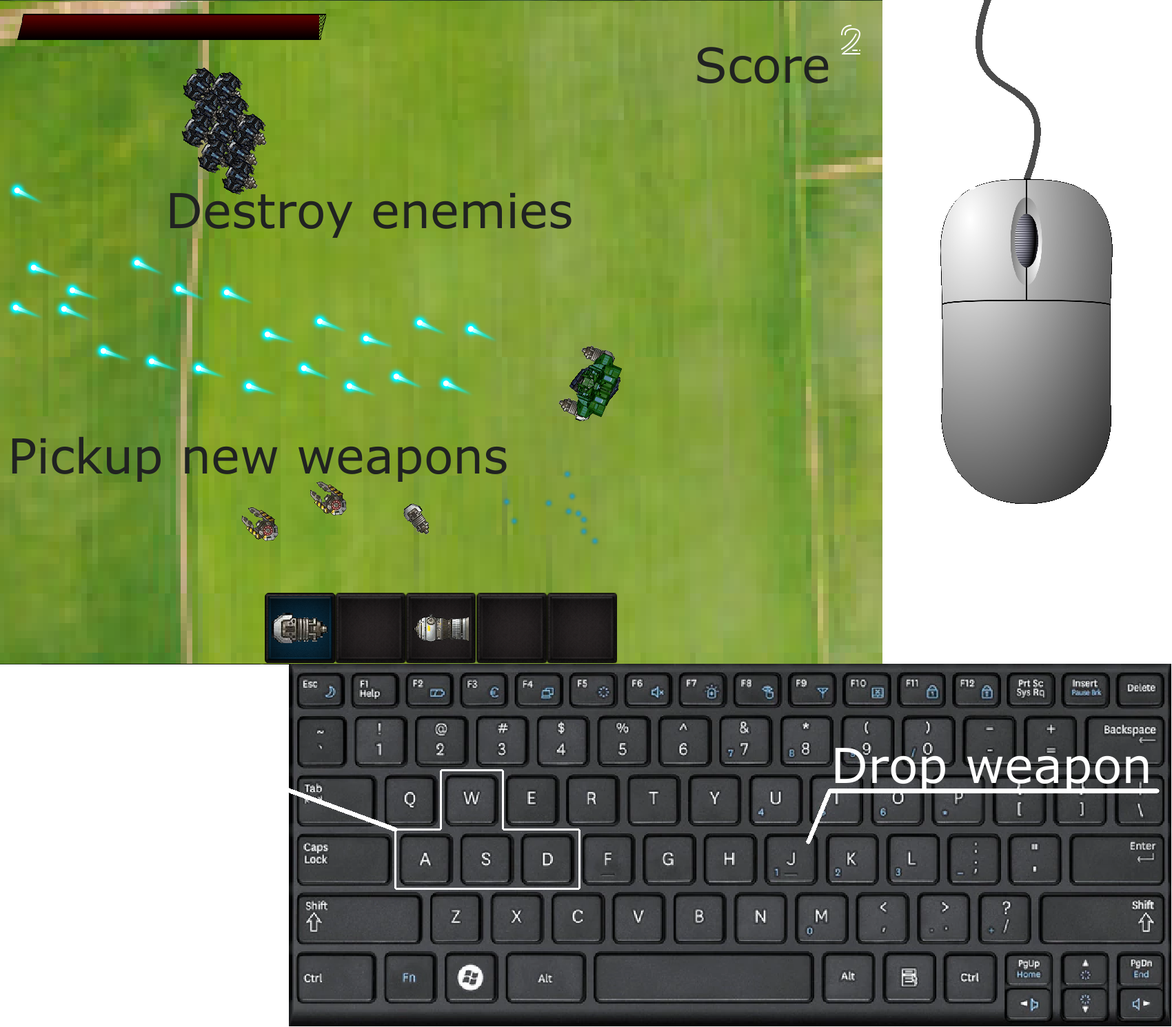
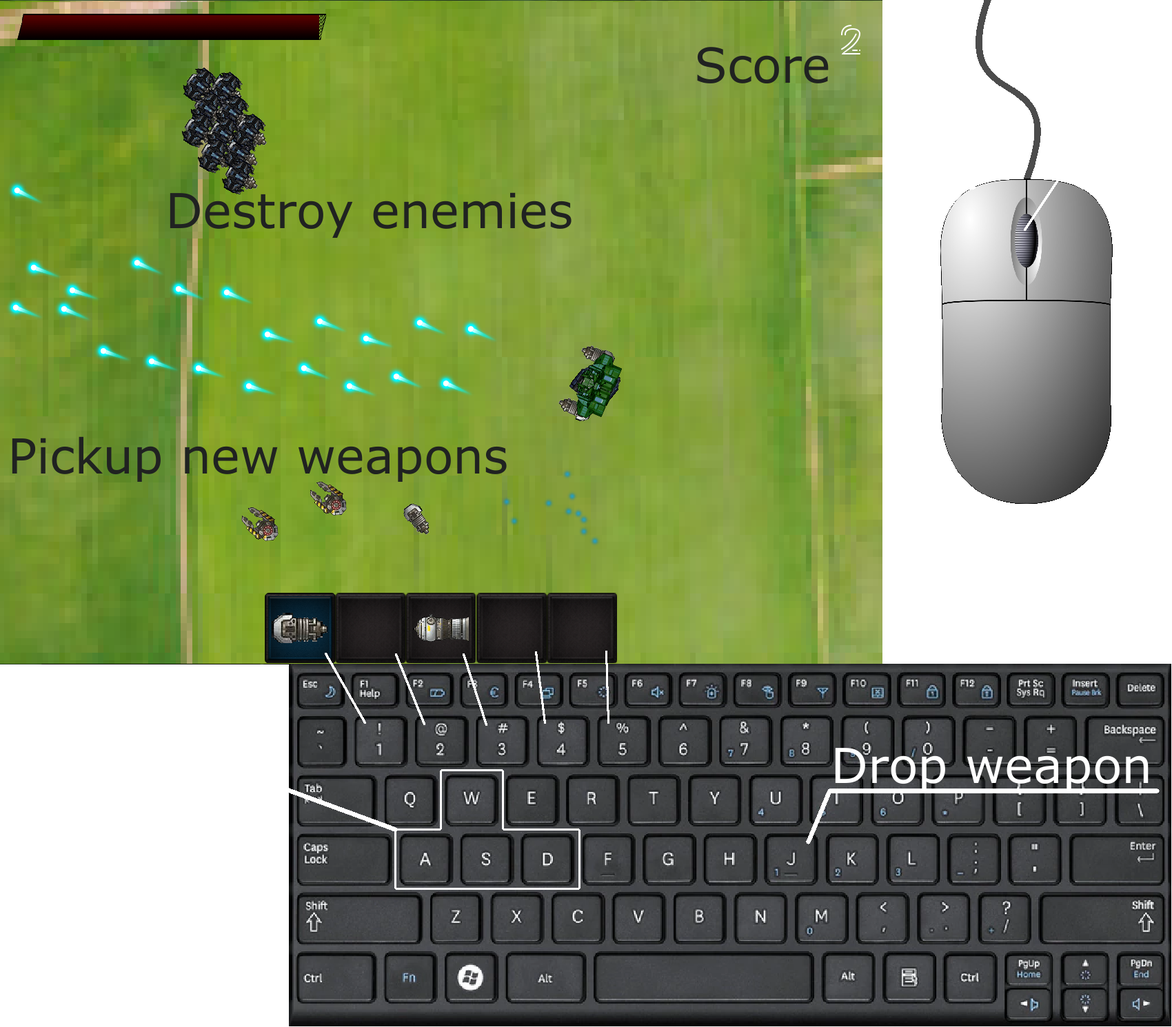
The second 1172 x 1027 image is a revision of the first. Changes to its layers:
added layer "Слой #4" in group "Группа слоёв" over [324, 650, 610, 726]
painted on "Вставленный слой #2" over [1023, 180, 1059, 231]
